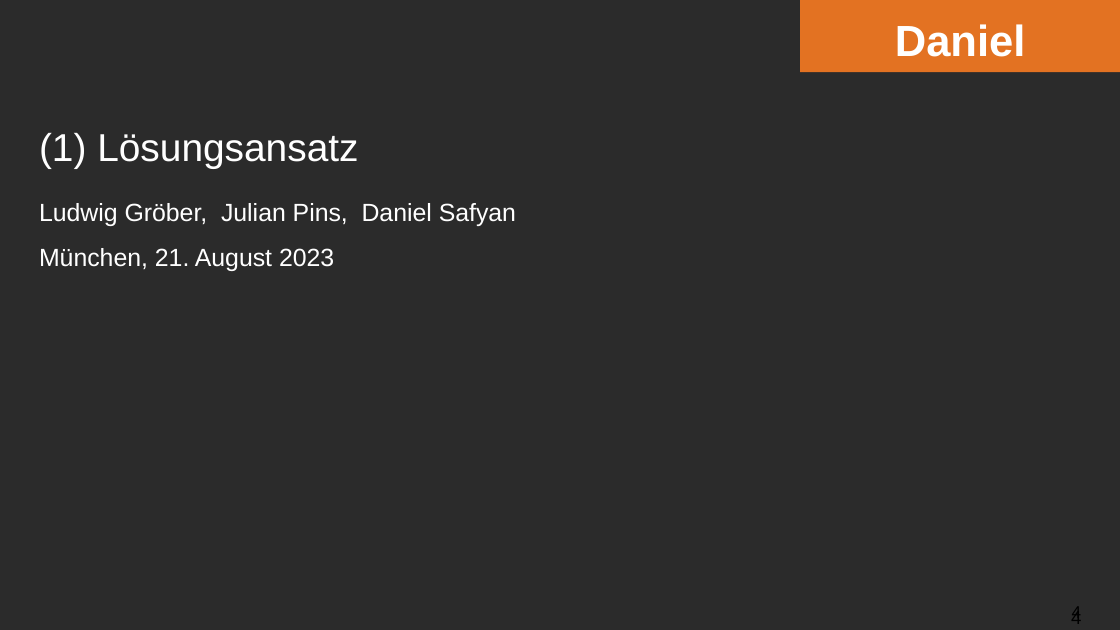
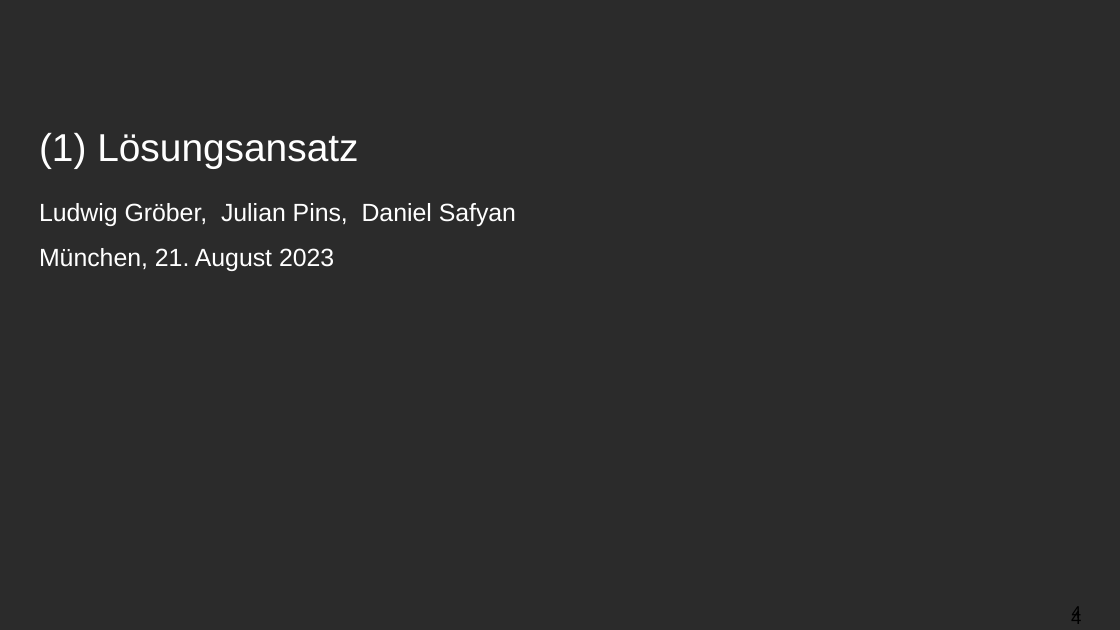
Before and after one commit to ludwiggr/ArSinH, a slide deck: slide 4 of Vortrag/Vortrag.pptx. Drawn at 1120x630 pixels with LibreOffice and Linux fonts; fonts in the diff are those of the drawing; background and template pictures are left out; a plain dark background stands for a picture behind light text. Boxes give left, top, right and bottom in pixels: in the first picture for what was removed or moved away, otherwise in the second. Text is boxed around its words. In the diff, an @@ line names an element or a change of style, - is before the commit and + after.

```diff
--- a/Vortrag/Vortrag.pptx
+++ b/Vortrag/Vortrag.pptx
@@ rectangle removed at [800,0,1120,72] @@
-Daniel
```
Also in this commit, not shown: 16 other slides changed, 4 slides added, 7 slides removed, 1 other file.
